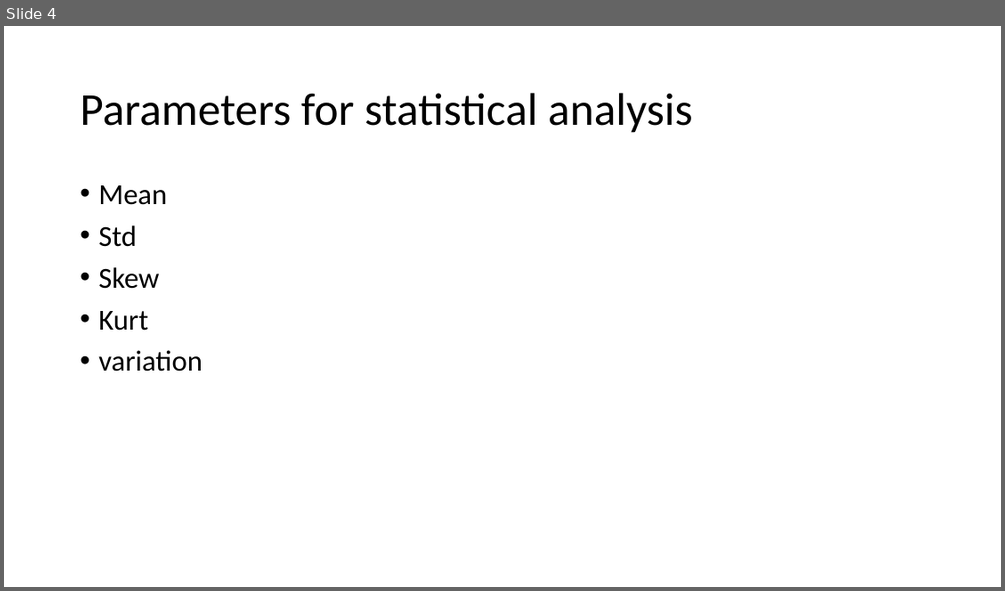
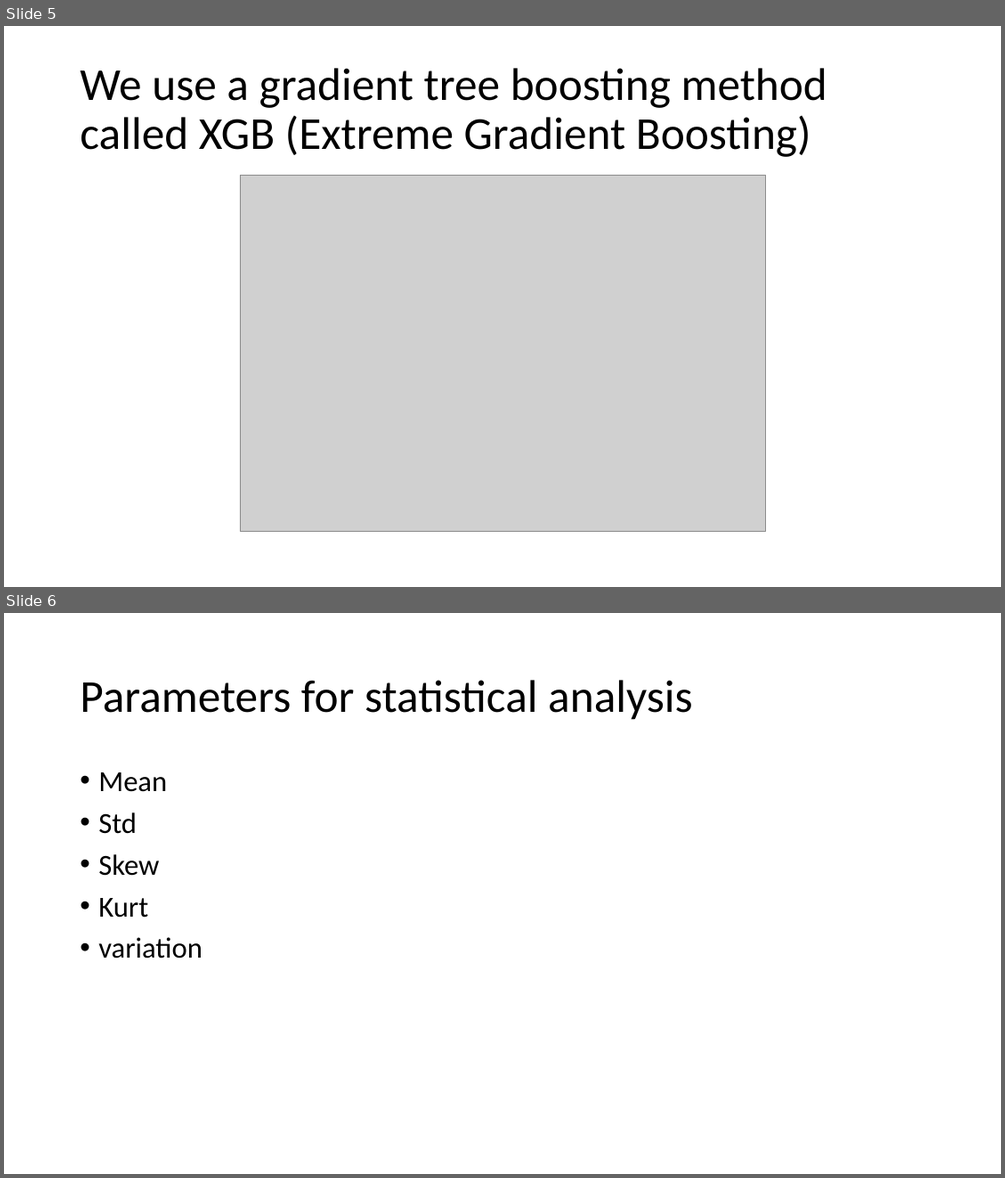
Before and after one commit to seutepan/ibima-39, a slide deck: Presenatation.pptx. Shown one above the other, each under a label of ours: slide 4 before the commit, slides 5 and 6 after it. The pictures are 1005x591 and 1005x1178 pixels, drawn with LibreOffice and Linux fonts; fonts in the diff are those of the drawing; grey boxes stand for pictures. Boxes give left, top, right and bottom in pixels: in the first picture for what was removed or moved away, otherwise in the second. Text is boxed around its words. In the diff, an @@ line names an element or a change of style, - is before the commit and + after.

```diff
--- a/Presenatation.pptx
+++ b/Presenatation.pptx
@@ slide 5 added at [4, 26, 1001, 587], background #FFFFFF @@
@@ title added at [80, 68, 827, 157], 44 pt, text #000000 @@
+We use a gradient tree boosting method called XGB (Extreme Gradient Boosting)
@@ picture added at [240, 176, 764, 532] @@
@@ what was slide 4 is now slide 6 @@
```
Also in this commit, not shown: 3 other slides added, 2 slides removed.
